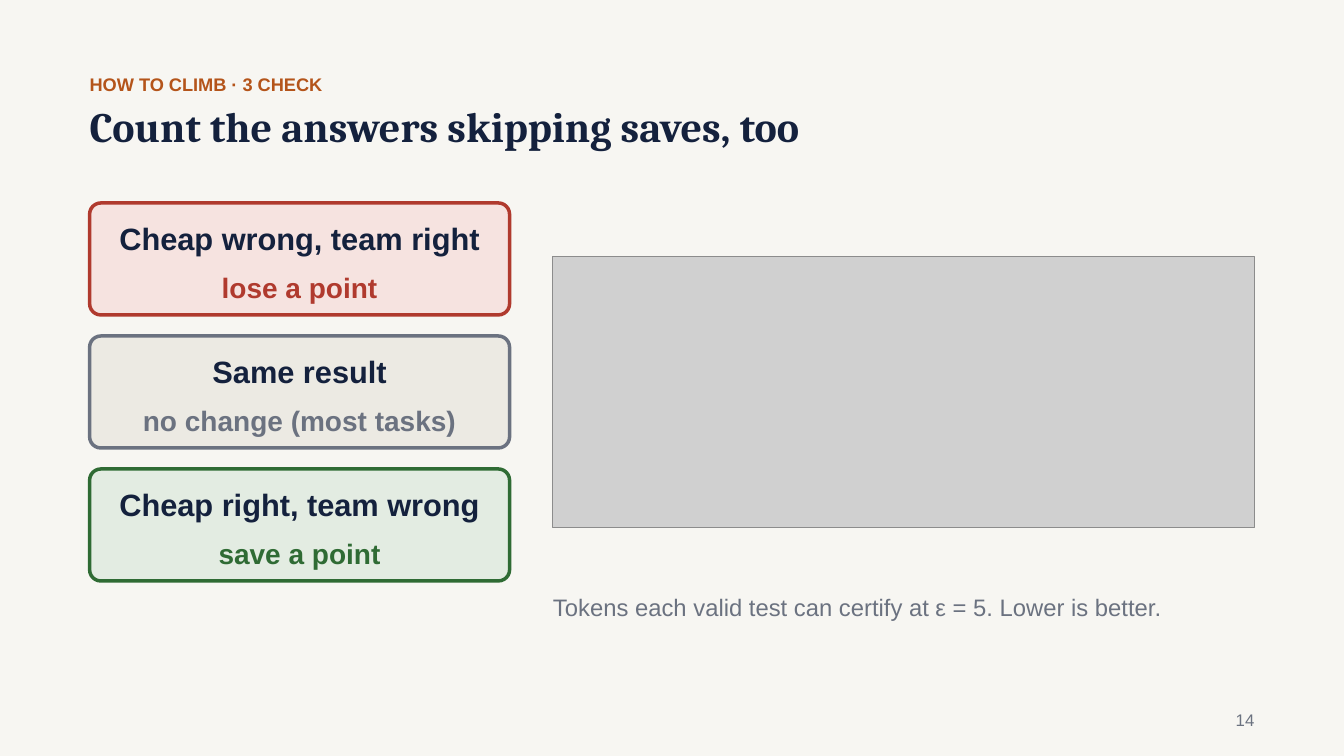
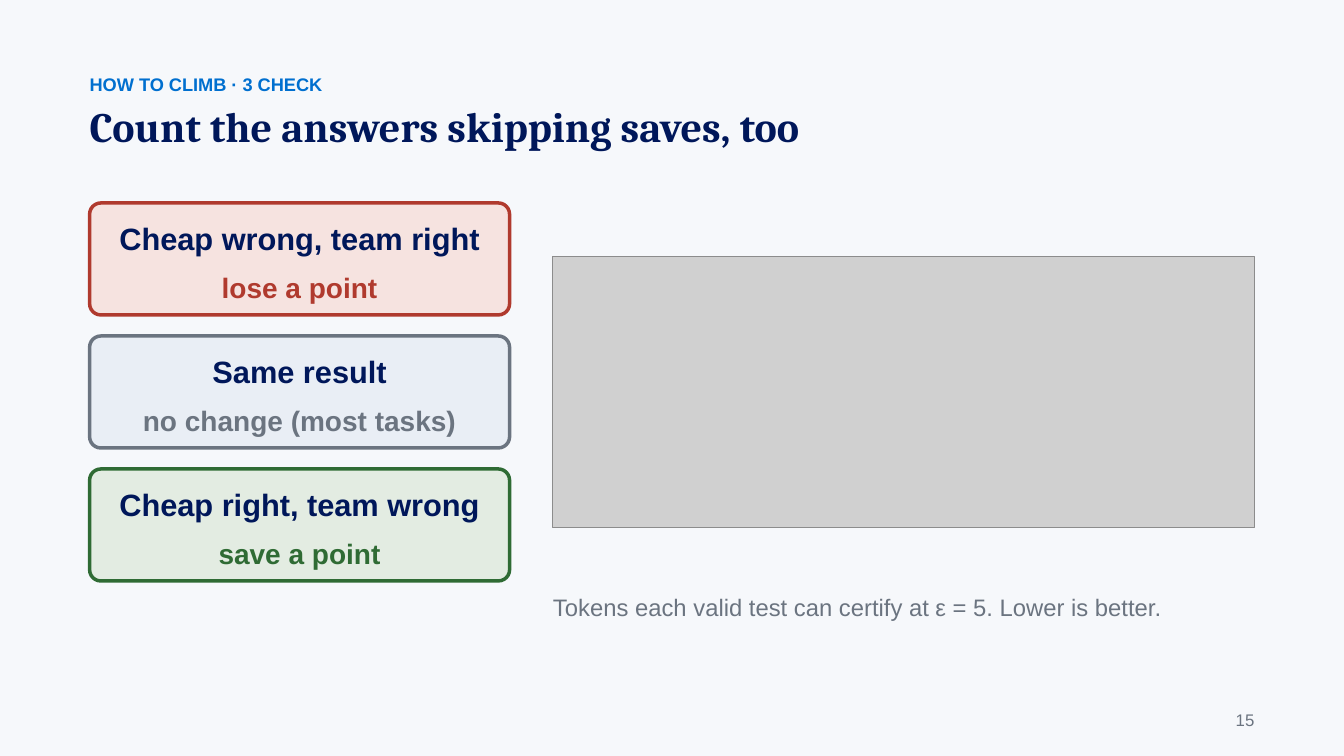
Before and after one commit to gaoj21/tokenbank, a slide deck: slide 15 of slides/CLIMB_talk.pptx (slide 14 before the commit). Drawn at 1344x756 pixels with LibreOffice and Linux fonts; fonts in the diff are those of the drawing; grey boxes stand for pictures. Boxes give left, top, right and bottom in pixels: in the first picture for what was removed or moved away, otherwise in the second. Text is boxed around its words. In the diff, an @@ line names an element or a change of style, - is before the commit and + after.

```diff
--- a/slides/CLIMB_talk.pptx
+++ b/slides/CLIMB_talk.pptx
@@ background #F7F6F2 to #F6F8FB @@
@@ text "HOW TO CLIMB · 3 ..." at box(90, 78, 323, 92): text colour #B4541A to #006FCF @@
@@ text "Count the answers skipping saves, ..." at box(90, 112, 799, 152): text colour #14213D to #00175A @@
@@ text in rounded rectangle at box(119, 227, 479, 256): text colour #14213D to #00175A in "Cheap wrong, team right" @@
@@ rounded rectangle "Same result" at box(90, 336, 510, 448): text colour #14213D to #00175A in "Same result"; text colour #6B7280 to #6B7480 in "no change (most tasks)"; fill #ECEAE3 to #E9EEF5; outline #6B7280 2.5 pt to #6B7480 2.5 pt @@
@@ text in rounded rectangle at box(119, 493, 479, 522): text colour #14213D to #00175A in "Cheap right, team wrong" @@
@@ text at box(1236, 714, 1255, 726): text changed; text colour #6B7280 to #6B7480 @@
-14
+15
```
Also in this commit, not shown: 19 other slides changed, 2 slides added, 17 other files.
